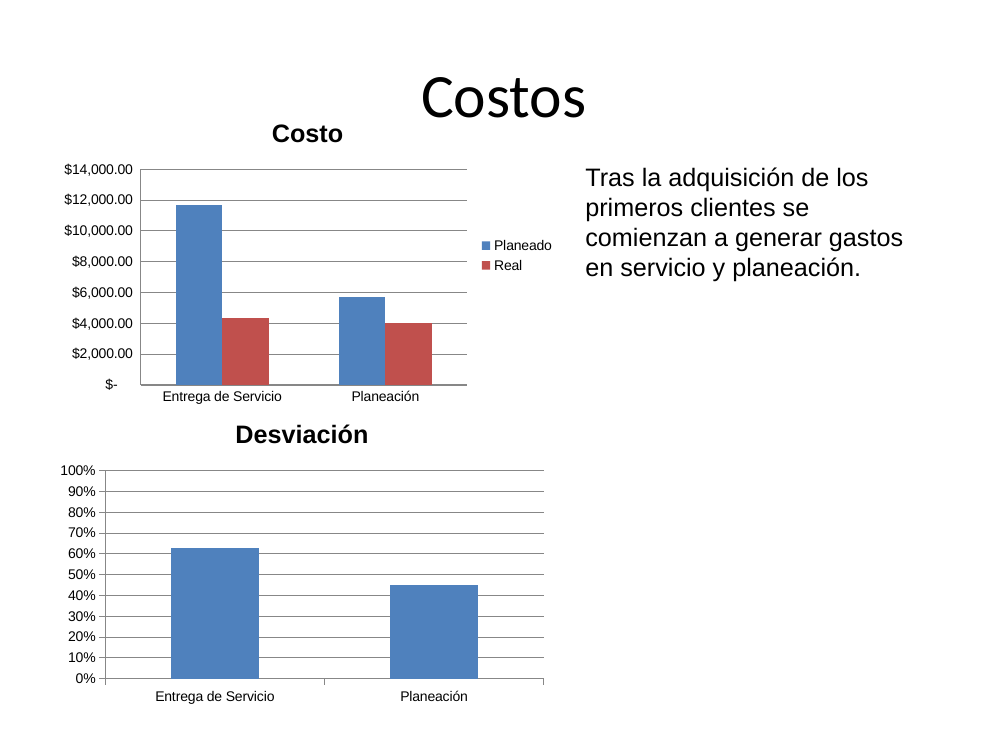
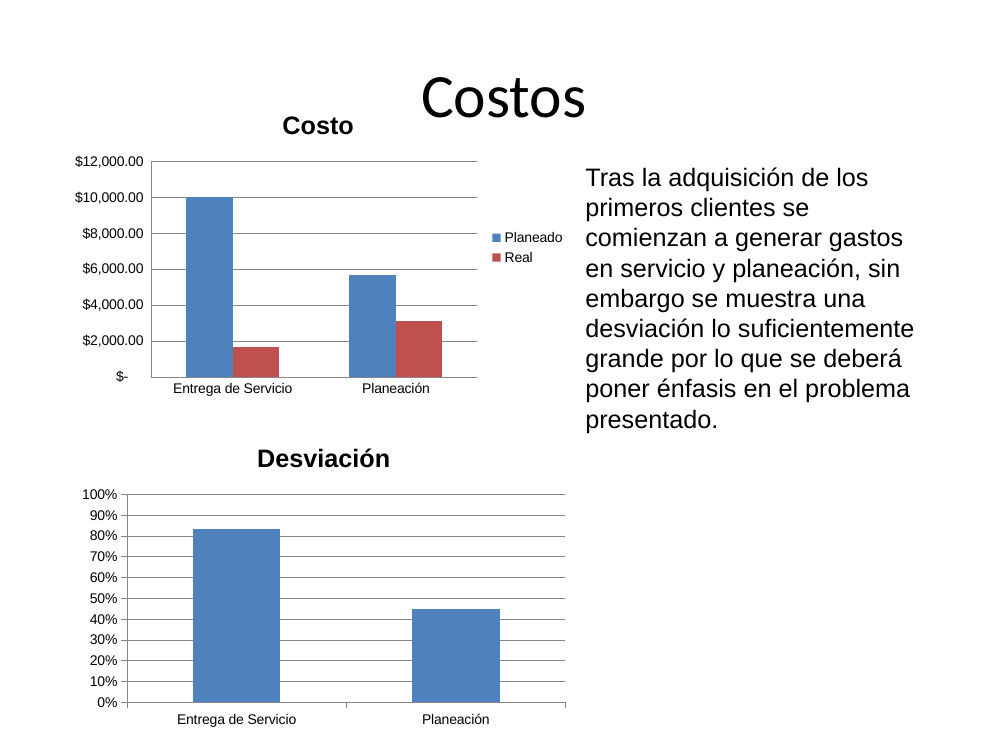
Before and after one commit to jovannyzepeda/qtp, a slide deck: slide 4 of qualtcom/Organizacional/Medicion y Monitoreo/Reporte Monitoreo-150331.pptx. Drawn at 1008x756 pixels with LibreOffice and Linux fonts; fonts in the diff are those of the drawing; background and template pictures are left out. Boxes give left, top, right and bottom in pixels: in the first picture for what was removed or moved away, otherwise in the second. Text is boxed around its words. In the diff, an @@ line names an element or a change of style, - is before the commit and + after.

```diff
--- a/qualtcom/Organizacional/Medicion y Monitoreo/Reporte Monitoreo-150331.pptx
+++ b/qualtcom/Organizacional/Medicion y Monitoreo/Reporte Monitoreo-150331.pptx
@@ column chart at (x1=60, y1=93, x2=575, y2=403) @@
@@ Planeado, Entrega de Servicio: 11700 to 10000 @@
@@ Real , Entrega de Servicio: 4300 to 1700 @@
@@ Real , Planeación: 4000 to 3100 @@
@@ column chart moved from (x1=50, y1=100, x2=564, y2=410) to (x1=60, y1=93, x2=575, y2=403) @@
@@ text at (x1=585, y1=167, x2=914, y2=433): text changed @@
-Tras la adquisición de los primeros clientes se comienzan a generar gastos en servicio y planeación.
+Tras la adquisición de los primeros clientes se comienzan a generar gastos en servicio y planeación, sin embargo se muestra una desviación lo suficientemente grande por lo que se deberá poner énfasis en el problema presentado.
@@ column chart at (x1=73, y1=425, x2=576, y2=734) @@
@@ Desviación, Entrega de Servicio: 0.63 to 0.83 @@
@@ column chart moved from (x1=50, y1=402, x2=553, y2=711) to (x1=73, y1=425, x2=576, y2=734) @@
```
Also in this commit, not shown: 4 other slides changed, 1 slide added.
